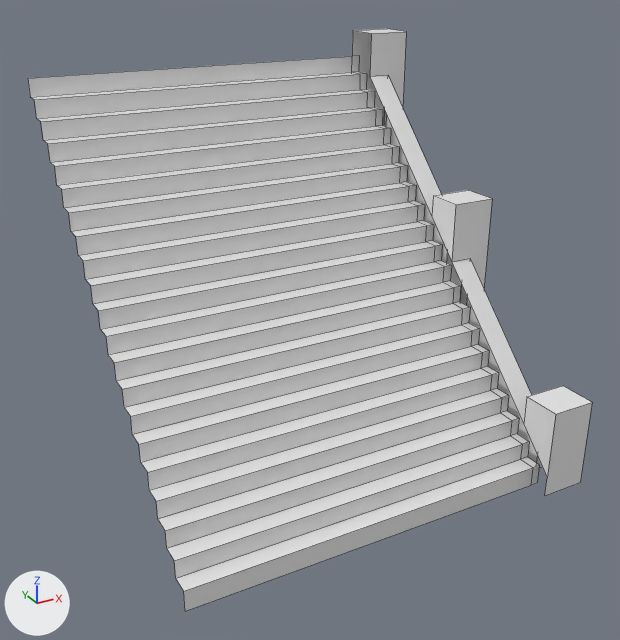
The FBX model Assets/Models/TileSets/Tileset 3/rightStair.fbx: old version first, new version second.
Camera for both pictures: a 50 mm camera at (-1.92, -3.8, 1.64) aimed at (0.05, -0.2, -0.16). Lighting does not change. The marker at lower left points along +X, +Y and +Z. Mesh edges are drawn as thin lines. Where no turn or scale is listed for an object, it has been applied to the vertices. Vertices at the same position are counted once.
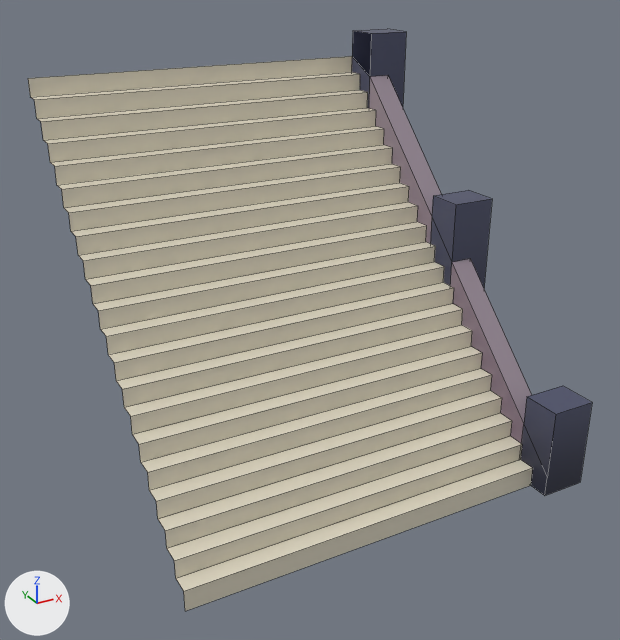
Where the newer file only moved an object's origin or applied its transform, the numbers keep the older frame.

Boxes [x1, y1, x2, y2] around the edits, measured in the pictures (620 x 640 px):
'Cube.045', surface changed, reshaped: [28, 29, 592, 611] in both
part 1 of me_cube_096, cut back: before [28, 31, 540, 485]; after [28, 31, 547, 496]
part 2 of me_cube_096, surface changed: [31, 29, 592, 611] in both

Patch to the scene script:
```diff
--- a/Assets/Models/TileSets/Tileset 3/rightStair.fbx.py
+++ b/Assets/Models/TileSets/Tileset 3/rightStair.fbx.py
@@ img_texture1_png @@
+img_texture1_png = load_image('texture1.png', 'texture1.png', 2245, 1200, 'sRGB')
@@ mat_material_005 @@
 mat_material_005 = principled_material('Material.005')
-mat_material_005.base_color = (0.8, 0.8, 0.8)  # white #e7e7e7
+mat_material_005.texture = img_texture1_png
 mat_material_005.roughness = 0.4
@@ me_cube_096 @@
 # used by ob_cube_045; location = (0.0, 0.0, 0.0)
-me_cube_096.from_pydata(...)  # 169 vertices, 99 faces; spans x -1.0..1.2, y -1.11..0.89, z -1.0..1.15
+me_cube_096.from_pydata(...)  # 126 vertices, 64 faces; spans x -1.0..1.2, y -1.11..0.89, z -1.0..1.15
+# me_cube_096 part 1
+# 44 vertices are removed from x 0.95..1.0, y -1.0..0.89, z -1.0..1.0
+# 42 faces are deleted
+# 1 vertex is added at (0.95, 0.0, -1.0)
+# 7 new faces join them
+# me_cube_096 part 2: 57 kept faces spanning x -1.0..1.2, y -1.11..0.89, z -1.0..1.15 get new texture (UV) coordinates
 me_cube_096.materials.append(mat_material_005)
```
